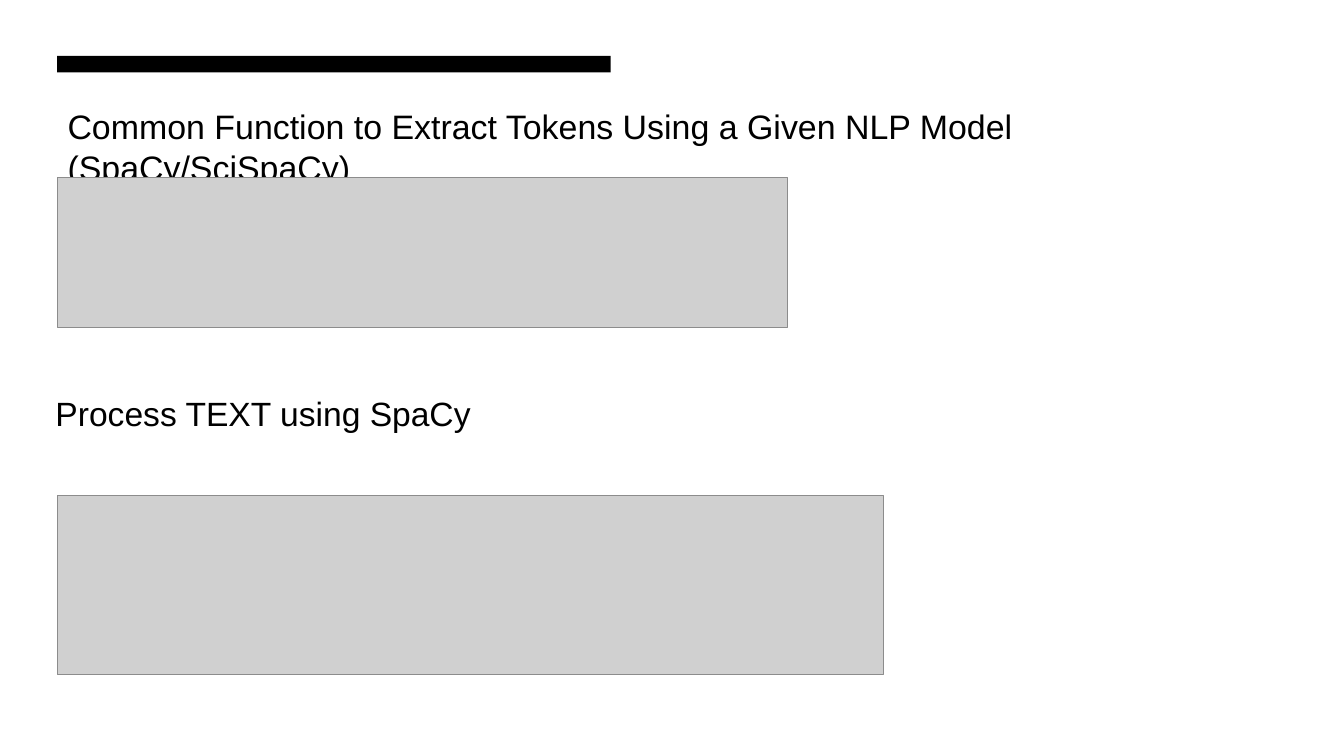
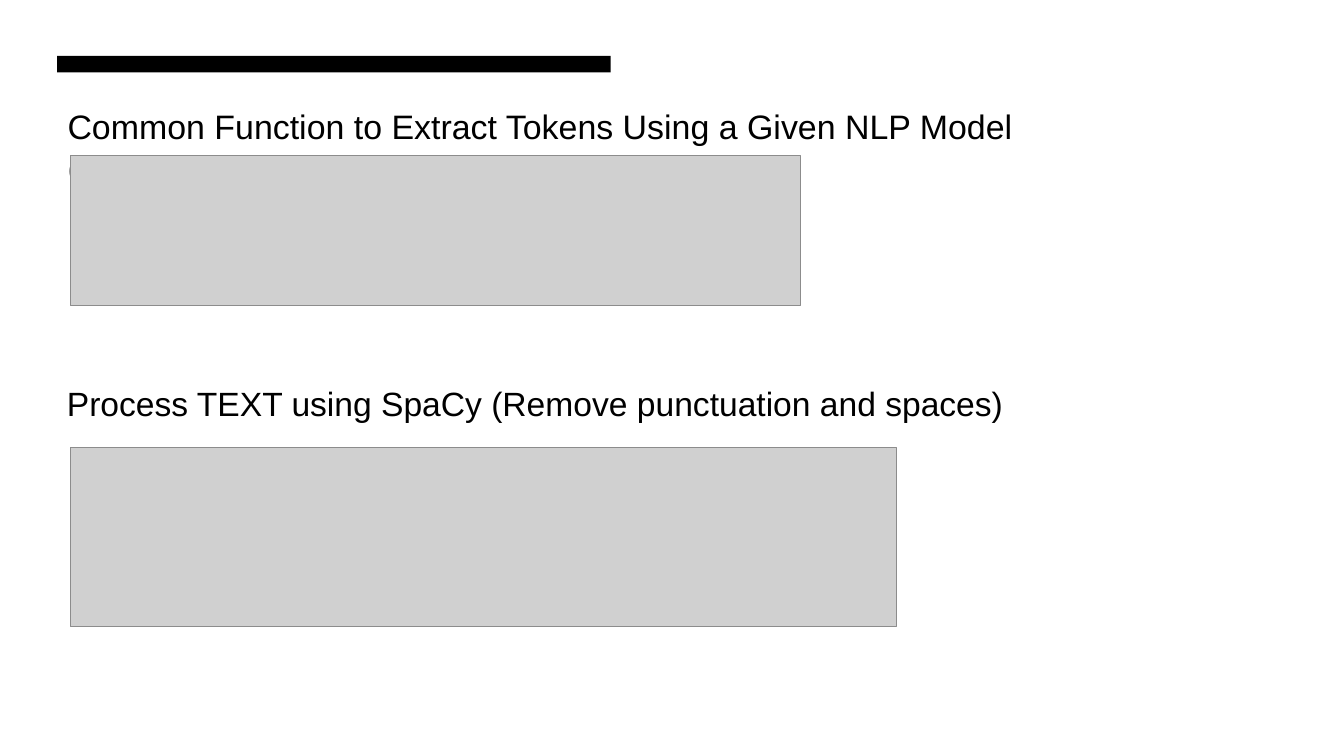
Before and after one commit to AnkitaSavaliya/AIH, a slide deck: slide 5 of MIMIC-III NLP.pptx (slide 4 before the commit). Drawn at 1344x756 pixels with LibreOffice and Linux fonts; fonts in the diff are those of the drawing; grey boxes stand for pictures. Boxes give left, top, right and bottom in pixels: in the first picture for what was removed or moved away, otherwise in the second. Text is boxed around its words. In the diff, an @@ line names an element or a change of style, - is before the commit and + after.

```diff
--- a/MIMIC-III NLP.pptx
+++ b/MIMIC-III NLP.pptx
@@ picture: place and size @@
-picture at [57,177,787,328]
+picture at [71,155,801,306]
@@ text at [67,391,1003,423]: text changed @@
-Process TEXT using SpaCy
+Process TEXT using SpaCy (Remove punctuation and spaces)
@@ picture: place and size @@
-picture at [57,496,883,676]
+picture at [71,448,896,627]
```
Also in this commit, not shown: 6 other slides changed, 1 slide added, 1 other file.
